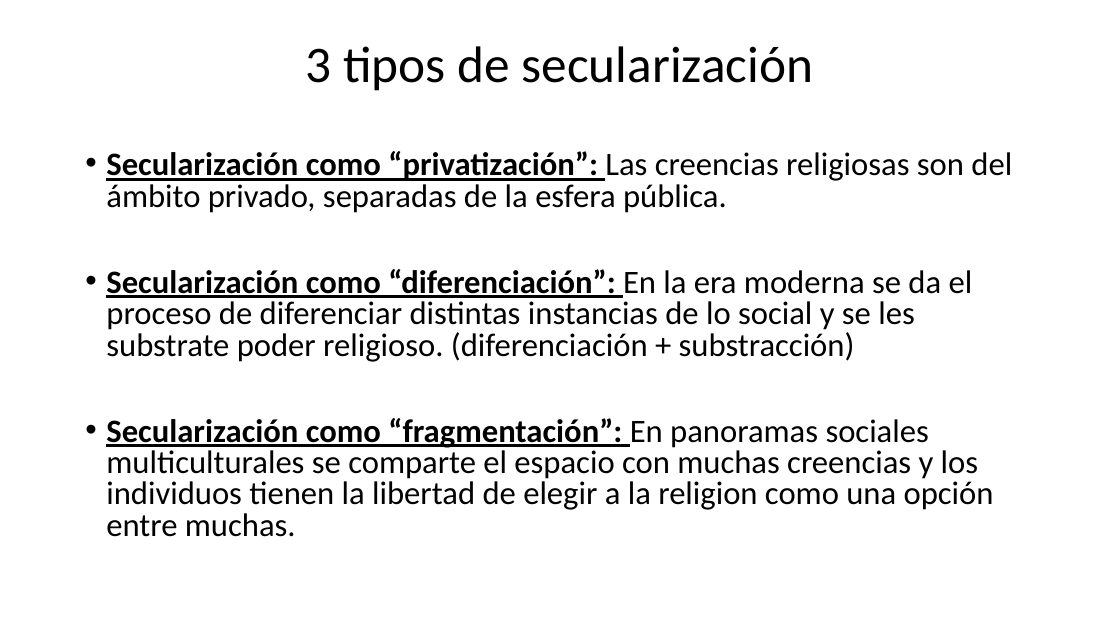
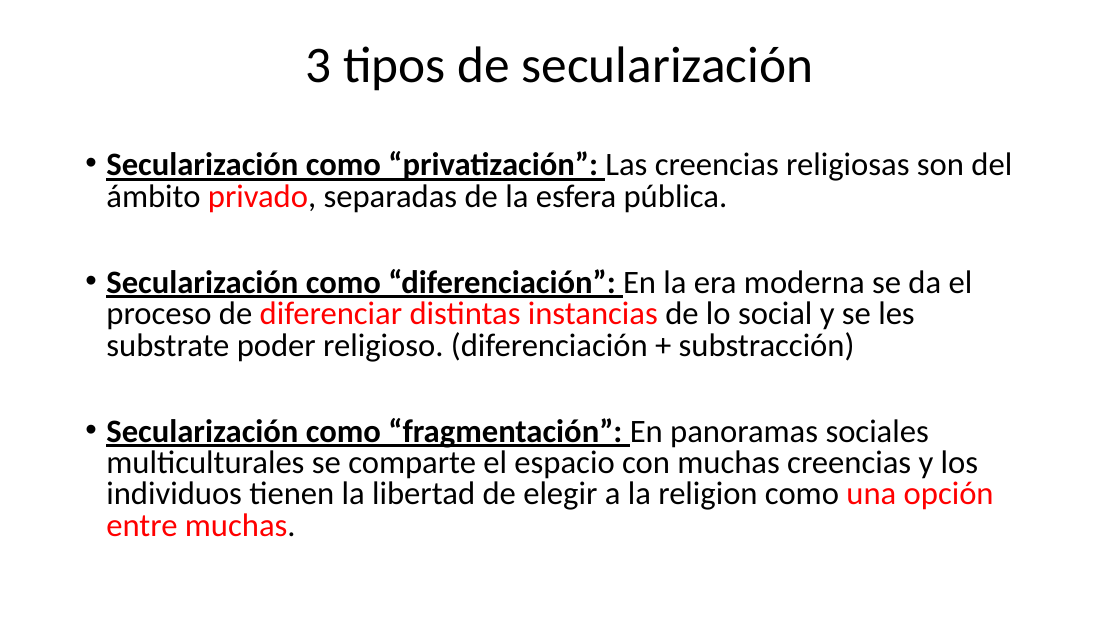
Before and after one commit to zaboltar/zaboltar.github.io, a slide deck: slide 7 of assets uarm/2023 2 UarmPCrit/Taylor - Era Secular 3 y 5.pptx (slide 6 before the commit). Drawn at 1120x630 pixels with LibreOffice and Linux fonts; fonts in the diff are those of the drawing. Boxes give left, top, right and bottom in pixels: in the first picture for what was removed or moved away, otherwise in the second. Text is boxed around its words. In the diff, an @@ line names an element or a change of style, - is before the commit and + after.

Commit message:
modern age

```diff
--- a/assets uarm/2023 2 UarmPCrit/Taylor - Era Secular 3 y 5.pptx
+++ b/assets uarm/2023 2 UarmPCrit/Taylor - Era Secular 3 y 5.pptx
@@ text "Secularización como “privatización”: Las creencias ..." at box(106, 151, 1012, 537): text colour #000000 to #FF0000 in "privado,", "diferenciar distintas instancias", "una opción entre muchas." @@
```
Also in this commit, not shown: 11 other slides changed, 3 slides added, 1 slide removed, 8 other files.
